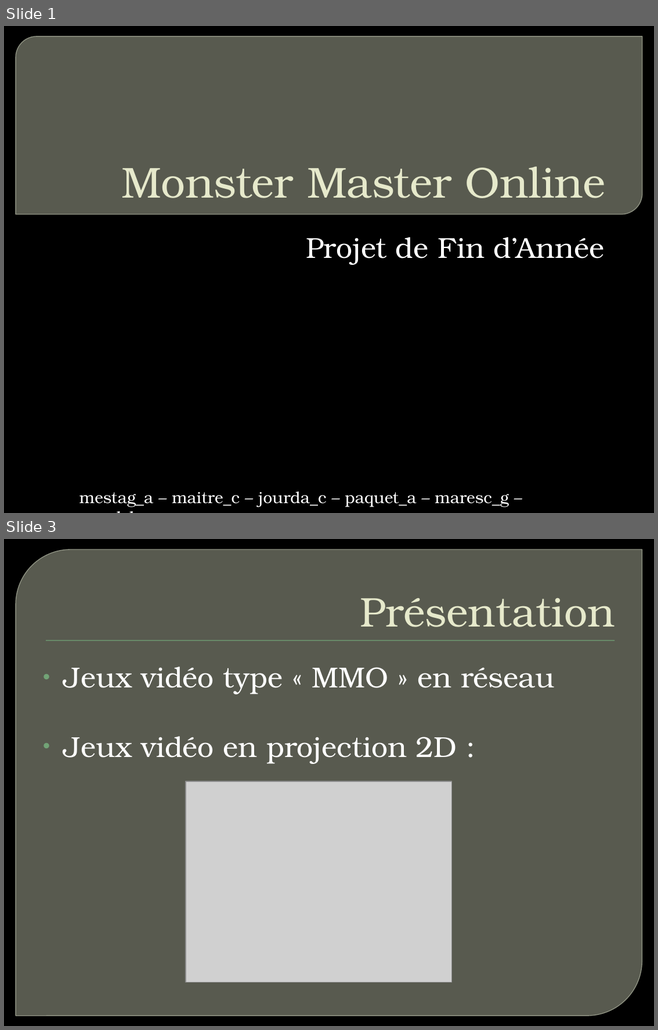
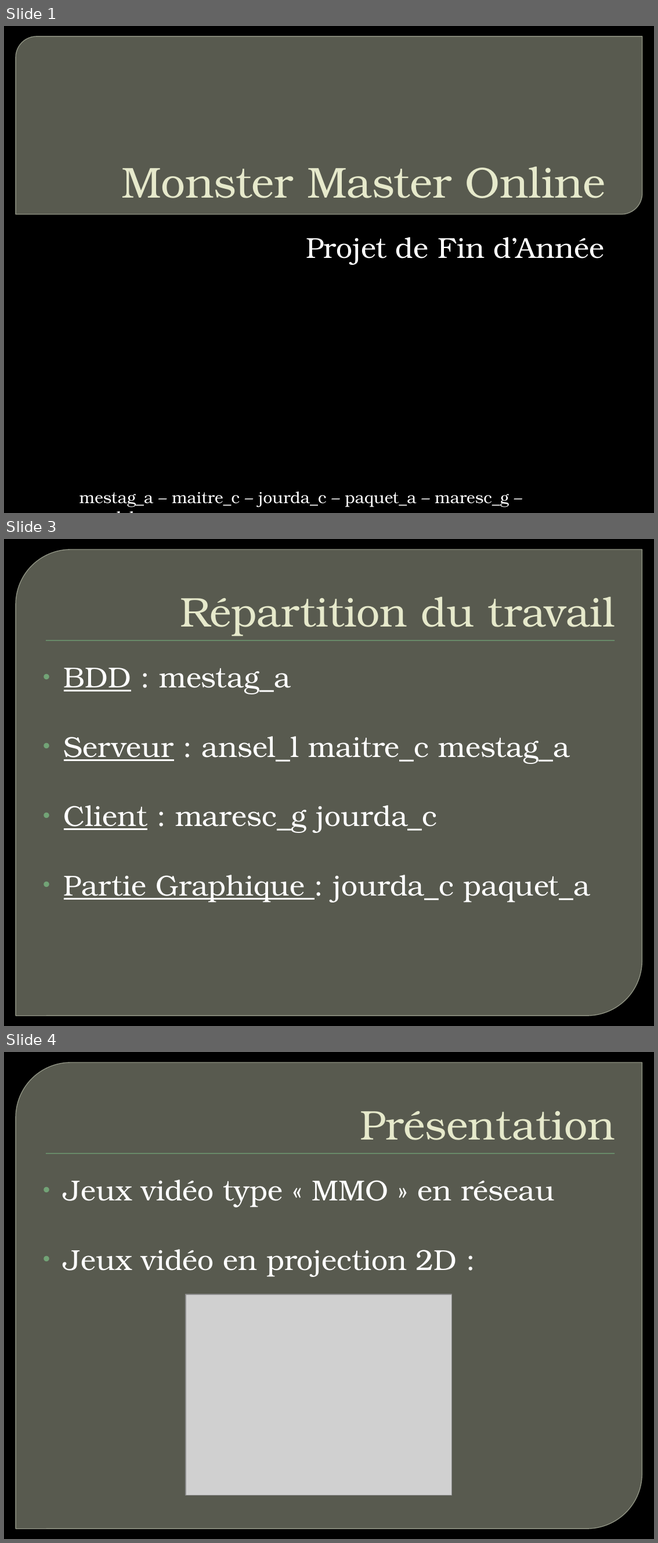
Before and after one commit to maresc-g/linumon, a slide deck: pfa.pptx. Shown one above the other, each under a label of ours: slides 1 and 3 before the commit, slides 1, 3 and 4 after it; the slides between them are not shown. The pictures are 658x1030 and 658x1543 pixels, drawn with LibreOffice and Linux fonts; fonts in the diff are those of the drawing; grey boxes stand for pictures; background and template pictures are left out. Boxes give left, top, right and bottom in pixels: in the first picture for what was removed or moved away, otherwise in the second. Text is boxed around its words. In the diff, an @@ line names an element or a change of style, - is before the commit and + after.

```diff
--- a/pfa.pptx
+++ b/pfa.pptx
@@ slide 3 added at (4, 539, 654, 1026), background picture (left out); not listed: 2 template elements that a slide beside it also shows @@
@@ title added at (180, 596, 615, 636), 46 pt, text #E7EACB @@
+Répartition du travail
@@ text added at (64, 668, 590, 903), 32 pt, text #FFFFFF @@
+• BDD : mestag_a
+• Serveur : ansel_l maitre_c mestag_a
+• Client : maresc_g jourda_c
+• Partie Graphique : jourda_c paquet_a
@@ what was slide 3 is now slide 4 @@
```
Also in this commit, not shown: 2 slides changed.
